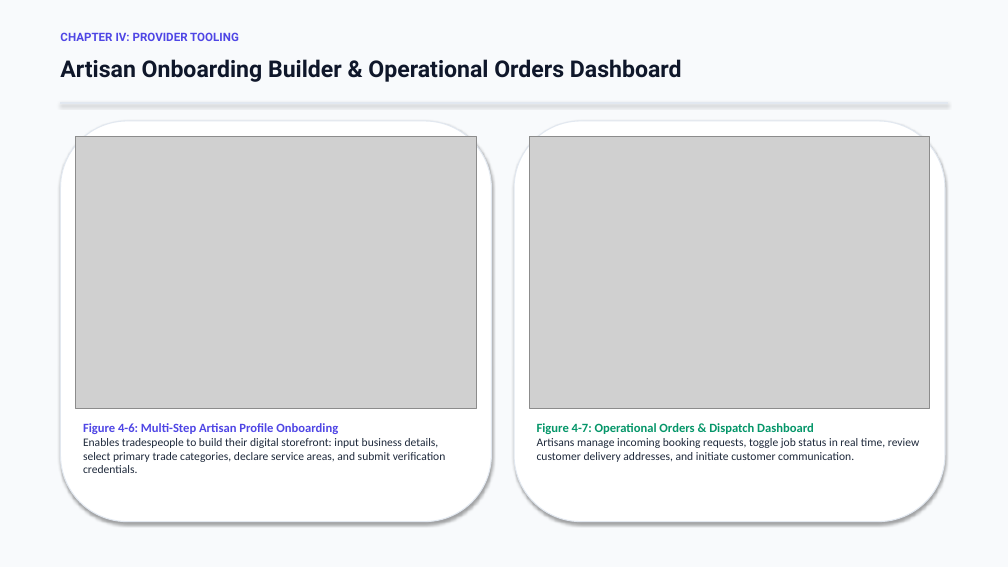
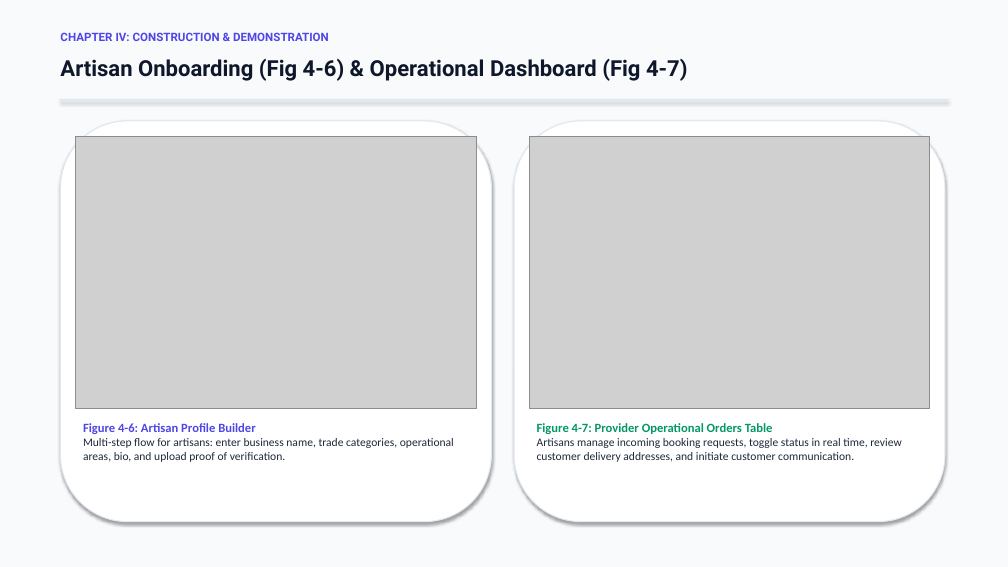
Before and after one commit to emperiumsoul/fix-it-marketplace, a slide deck: slide 15 of Fix_It_Marketplace_Defense_Presentation.pptx (slide 13 before the commit). Drawn at 1008x567 pixels with LibreOffice and Linux fonts; fonts in the diff are those of the drawing; grey boxes stand for pictures. Boxes give left, top, right and bottom in pixels: in the first picture for what was removed or moved away, otherwise in the second. Text is boxed around its words. In the diff, an @@ line names an element or a change of style, - is before the commit and + after.

```diff
--- a/Fix_It_Marketplace_Defense_Presentation.pptx
+++ b/Fix_It_Marketplace_Defense_Presentation.pptx
@@ text at [60, 32, 329, 41]: text changed @@
-CHAPTER IV: PROVIDER TOOLING
+CHAPTER IV: CONSTRUCTION & DEMONSTRATION
@@ text at [60, 59, 688, 81]: text changed; size 22 to 21 pt @@
-Artisan Onboarding Builder & Operational Orders Dashboard
+Artisan Onboarding (Fig 4-6) & Operational Dashboard (Fig 4-7)
@@ text at [83, 423, 454, 462]: text changed @@
-Figure 4-6: Multi-Step Artisan Profile Onboarding
-Enables tradespeople to build their digital storefront: input business details, select primary trade categories, declare service areas, and submit verification credentials.
+Figure 4-6: Artisan Profile Builder
+Multi-step flow for artisans: enter business name, trade categories, operational areas, bio, and upload proof of verification.
@@ text at [537, 423, 901, 462]: text changed @@
-Figure 4-7: Operational Orders & Dispatch Dashboard
-Artisans manage incoming booking requests, toggle job status in real time, review customer delivery addresses, and initiate customer communication.
+Figure 4-7: Provider Operational Orders Table
+Artisans manage incoming booking requests, toggle status in real time, review customer delivery addresses, and initiate customer communication.
```
Also in this commit, not shown: 5 other slides changed, 15 slides added, 13 slides removed, 1 other file.
